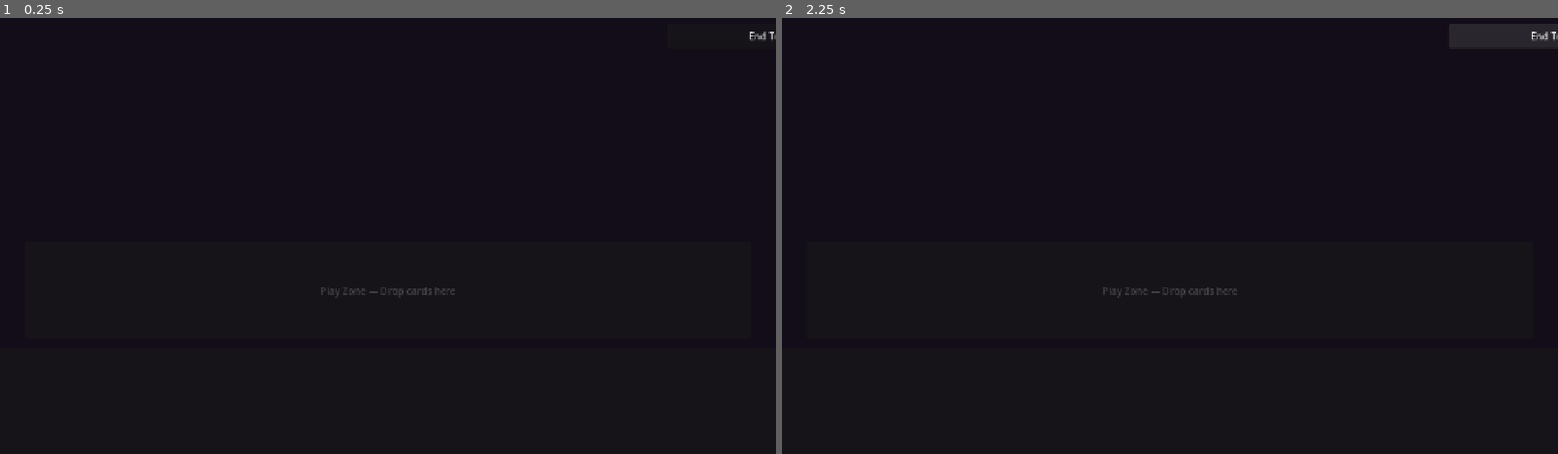
Above: before the commit, frames 1-2 (left to right).
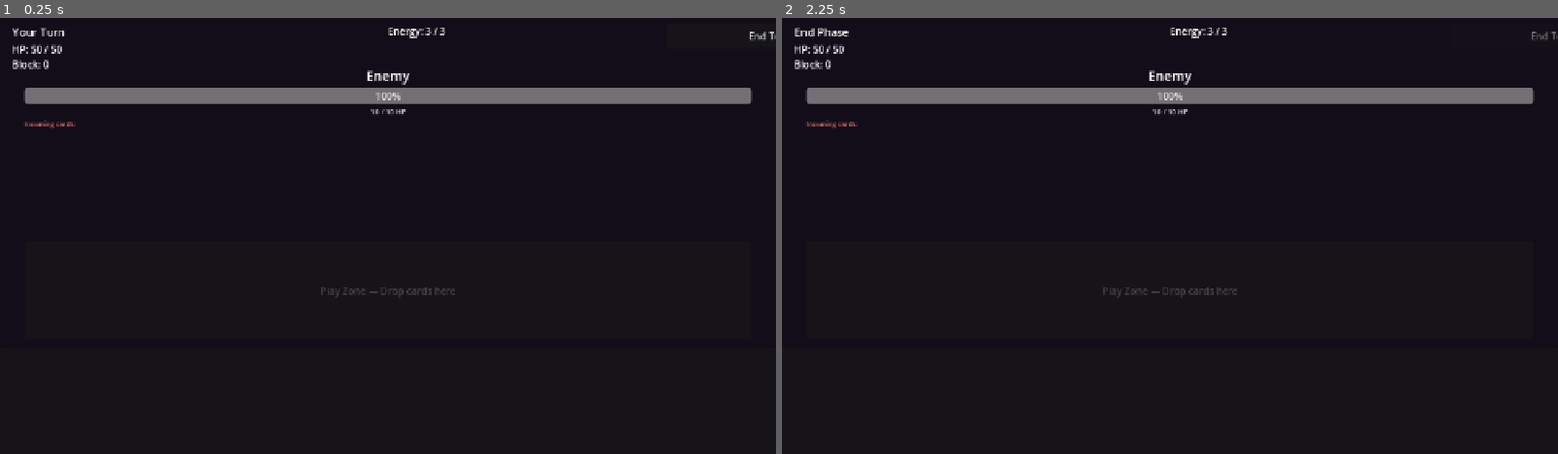
Above: after the commit, the same moments.

Repository: IzzetNecu/deckbuilderTool
Game: Godot game, scene res://scenes/combat/CombatScene.tscn
The game is run twice, just before and just after one commit, with the same random seed, the same clock (stepped at 60 frames per second) and the same inputs. This scene is started directly instead of the project's main scene.
Inputs (mouse positions are in pixels of both pictures, inside the frame that each line leads up to):
- Up to frame 1 (0.25 s): no input
- Up to frame 2 (2.25 s): click "End Turn" at 0.5 s; click (1550, 35) at 1.25 s, where only the run before the commit has a clickable "End Turn"; click "End Turn" at 2 s

The runs differ from the first frame. In frame 1, 4.0% of the frame differs, in the area x 1-97%, y 2-26%; in frame 2, 4.1%, in the area x 1-100%, y 2-26%.
Error before the commit: Parse Error: Identifier "CombatManager" not declared in the current scope. (res://scenes/combat/Card.gd:57)

Commit message:
Fix: add class_name CombatManager so Phase enum is globally accessible

Diff:
--- a/game/data/game_data.json
+++ b/game/data/game_data.json
@@ -84,15 +84,14 @@
       "description": "",
       "hp": 14,
       "factionId": "",
-      "deckIds": [],
-      "lootTable": [
-        {
-          "type": "item",
-          "chance": 100,
-          "id": ""
-        }
-      ],
-      "hand_size": 1
+      "deckIds": [
+        "54950b35-bea2-4e24-8e3d-2628fef84499"
+      ],
+      "lootTable": [],
+      "hand_size": 2,
+      "deckTemplateIds": [
+        "625126dc-b544-4f45-b867-4fe06c9e7b00"
+      ]
     }
   ],
   "events": [
@@ -186,7 +185,19 @@
       ]
     }
   ],
-  "deckTemplates": [],
+  "deckTemplates": [
+    {
+      "id": "625126dc-b544-4f45-b867-4fe06c9e7b00",
+      "name": "basic enemy deck",
+      "factionId": "",
+      "cardIds": [
+        "54950b35-bea2-4e24-8e3d-2628fef84499",
+        "0c412a9b-fc28-4f2c-89fa-7eec5da3bec2",
+        "54950b35-bea2-4e24-8e3d-2628fef84499",
+        "0c412a9b-fc28-4f2c-89fa-7eec5da3bec2"
+      ]
+    }
+  ],
   "maps": [
     {
       "id": "0794f723-845c-4dbf-963e-c53135168063",
@@ -240,14 +251,21 @@
           "id": "20fe3d25-879e-45ec-8cdd-9fbf0d5c03ba",
           "x": 300,
           "y": 300,
-          "label": "strange box",
-          "description": "",
+          "label": "enemy",
+          "description": "oh no a little brat attacks.",
           "options": [
             {
               "id": "47436d8c-bad2-4908-b3b6-0c0a7a6c7fc4",
               "text": "what is this?",
               "conditions": [],
-              "outcomes": [],
+              "outcomes": [
+                {
+                  "id": "2db7e111-e686-4f64-94f3-1b16903ec541",
+                  "type": "startCombat",
+                  "target": "a7bf27ff-485c-4982-b682-5edf34df4503",
+                  "value": ""
+                }
+              ],
               "lockType": "soft"
             }
           ],
--- a/game/scenes/combat/CombatManager.gd
+++ b/game/scenes/combat/CombatManager.gd
@@ -1,4 +1,5 @@
 extends Node
+class_name CombatManager
 
 enum Phase { BEGINNING, PLAY, END, WIN, LOSE }
 
